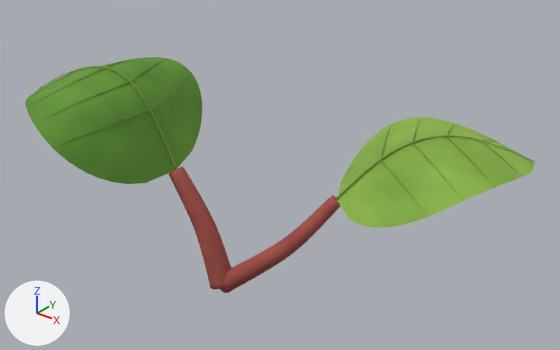
One commit to the Blender file models/items/plants/herbs/meadow_rhubarb_9016.blend: the scene before it, then after it.
Before and after are seen from a camera (50 mm lens) standing at (0.313, -0.328, 0.307) and looking at (0.02, 0.038, 0.08). Lighting does not change. The marker at lower left points along +X, +Y and +Z. The first picture is the older version.

The older version as bpy lines, for what is in view:
```python
ob_herb = bpy.data.objects.new('Herb', me_stem)
ob_herb.location = (0.0, 0.0, 0.0)
```
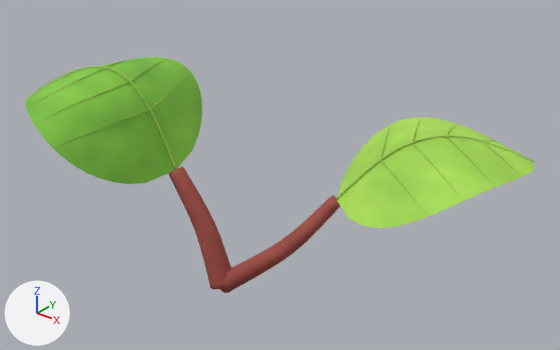
What changed in the scene script:
```text
Change mat_leaf:
    where n3 = _N.new('ShaderNodeValToRGB'); n3.name = 'Color Ramp'
    remove n3.color_ramp.elements[0].position = 0.0; n3.color_ramp.elements[0].color = (0.045, 0.16, 0.015, 1.0)
    remove _e = n3.color_ramp.elements.new(1.0); _e.color = (0.18, 0.43, 0.04, 1.0)
    add n3.color_ramp.elements[0].position = 0.0; n3.color_ramp.elements[0].color = (0.0855, 0.304, 0.0285, 1.0)
    add _e = n3.color_ramp.elements.new(1.0); _e.color = (0.342, 0.817, 0.076, 1.0)
Change mat_light_leaf:
    where n3 = _N.new('ShaderNodeValToRGB'); n3.name = 'Color Ramp'
    remove n3.color_ramp.elements[0].position = 0.0; n3.color_ramp.elements[0].color = (0.11, 0.26, 0.025, 1.0)
    remove _e = n3.color_ramp.elements.new(1.0); _e.color = (0.37, 0.62, 0.085, 1.0)
    add n3.color_ramp.elements[0].position = 0.0; n3.color_ramp.elements[0].color = (0.209, 0.494, 0.0475, 1.0)
    add _e = n3.color_ramp.elements.new(1.0); _e.color = (0.567, 0.95, 0.13, 1.0)
```

Changed parts and their boxes [x1, y1, x2, y2] in the pictures (560 x 350 px):
'Herb', recoloured (lighter)
    both: [25, 57, 535, 228]
